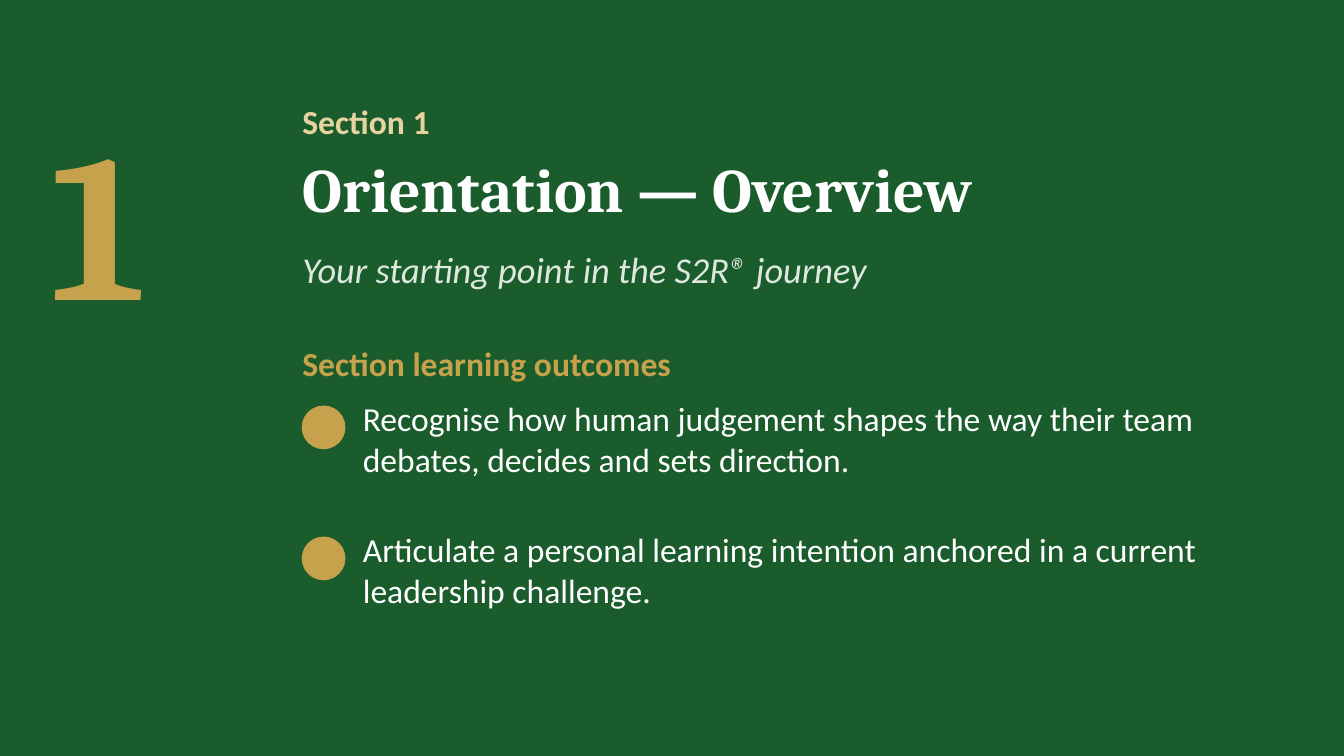
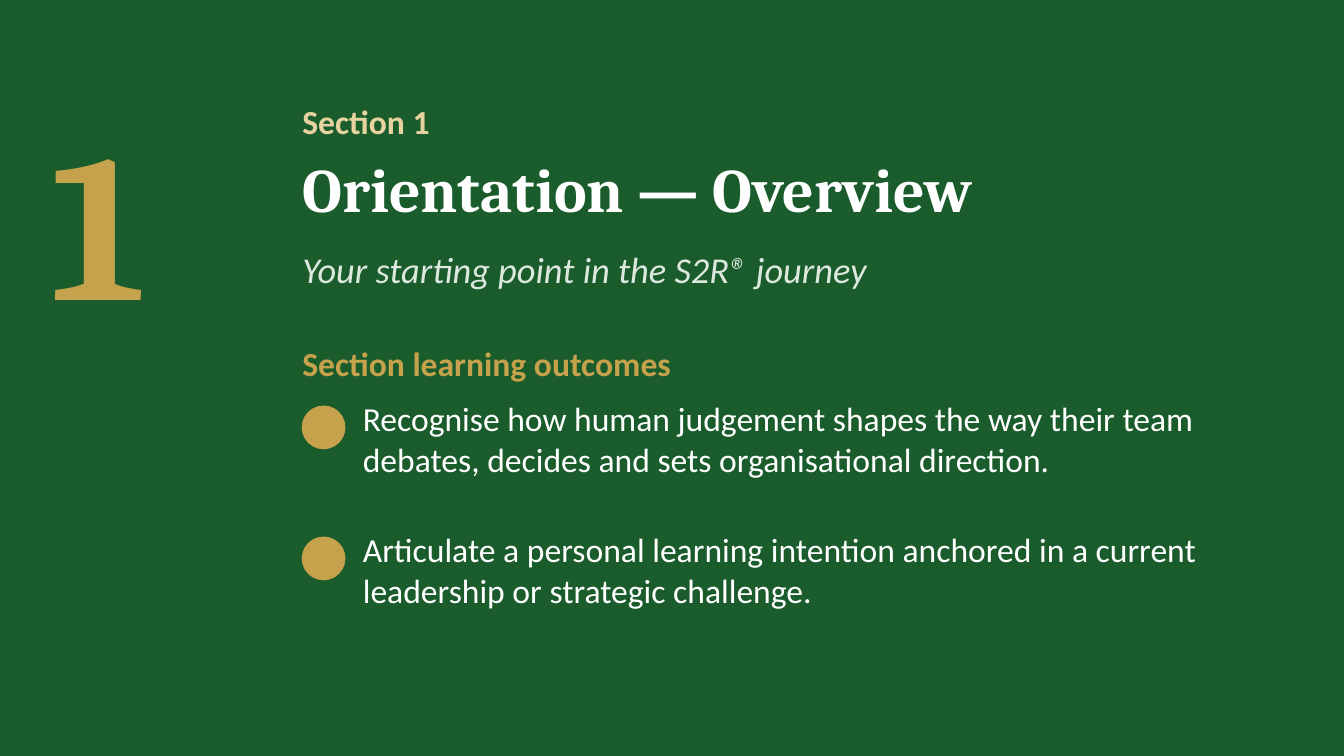
Before and after one commit to IBSL26/ibsl-platform, a slide deck: slide 4 of Unit decks/Unit 01 - Behavioural Strategy Fundamentals.pptx. Drawn at 1344x756 pixels with LibreOffice and Linux fonts; fonts in the diff are those of the drawing; background and template pictures are left out. Boxes give left, top, right and bottom in pixels: in the first picture for what was removed or moved away, otherwise in the second. Text is boxed around its words. In the diff, an @@ line names an element or a change of style, - is before the commit and + after.

```diff
--- a/Unit decks/Unit 01 - Behavioural Strategy Fundamentals.pptx
+++ b/Unit decks/Unit 01 - Behavioural Strategy Fundamentals.pptx
@@ text at box(363, 407, 1194, 478): text changed @@
-Recognise how human judgement shapes the way their team debates, decides and sets direction.
+Recognise how human judgement shapes the way their team debates, decides and sets organisational direction.
@@ text at box(363, 538, 1196, 609): text changed @@
-Articulate a personal learning intention anchored in a current leadership challenge.
+Articulate a personal learning intention anchored in a current leadership or strategic challenge.
```
Also in this commit, not shown: 29 other slides changed, 5 slides added, 4 other files.
